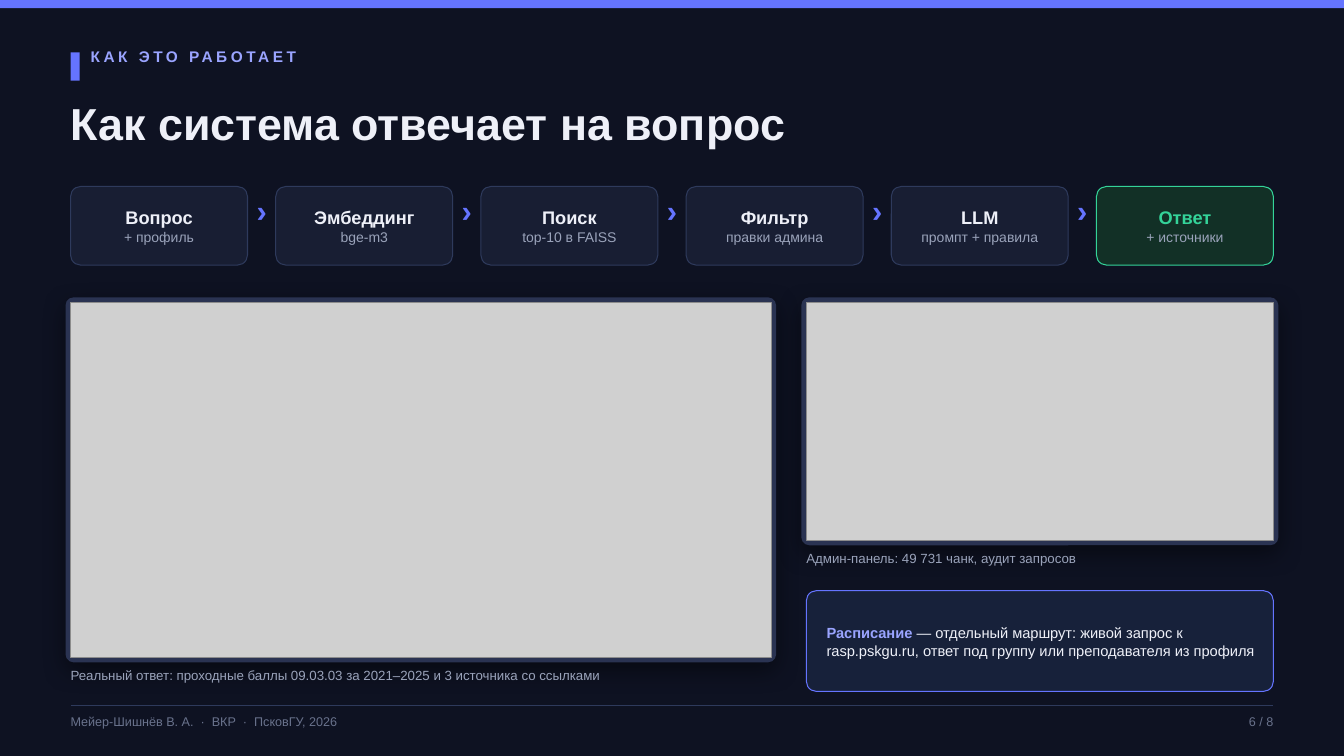
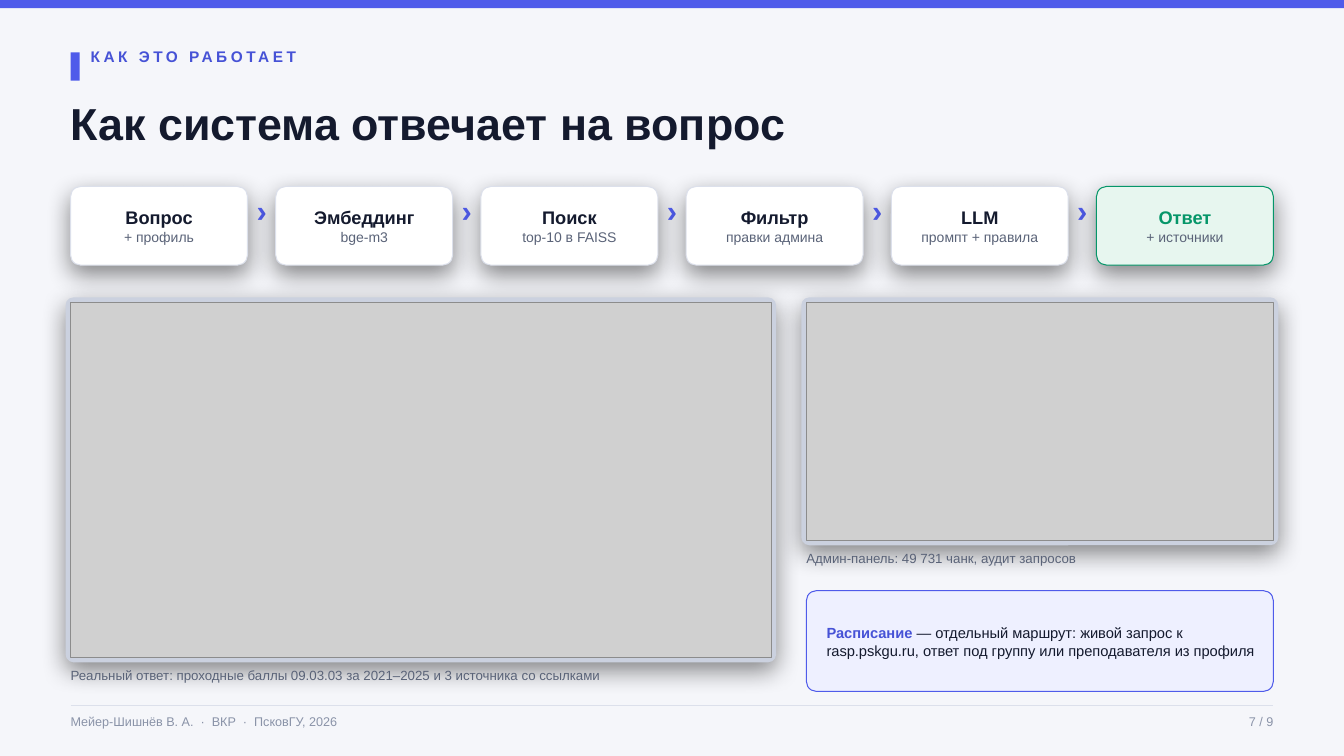
Before and after one commit to overbaffe1/omgGame, a slide deck: slide 7 of exports/vkr-rag-pskgu.pptx (slide 6 before the commit). Drawn at 1344x756 pixels with LibreOffice and Linux fonts; fonts in the diff are those of the drawing; grey boxes stand for pictures; background and template pictures are left out. Boxes give left, top, right and bottom in pixels: in the first picture for what was removed or moved away, otherwise in the second. Text is boxed around its words. In the diff, an @@ line names an element or a change of style, - is before the commit and + after.

```diff
--- a/exports/vkr-rag-pskgu.pptx
+++ b/exports/vkr-rag-pskgu.pptx
@@ background #0E1222 to #F5F6FA @@
@@ rectangle at (x1=0, y1=0, x2=1344, y2=8): fill #6574FF to #4F5BEA @@
@@ rectangle at (x1=71, y1=52, x2=80, y2=81): fill #6574FF to #4F5BEA @@
@@ text "КАК ЭТО РАБОТАЕТ" at (x1=91, y1=47, x2=1099, y2=86): text colour #9AA4FF to #4652D6 @@
@@ text "Как система отвечает на вопрос" at (x1=71, y1=109, x2=785, y2=149): text colour #EEF0F8 to #141A2E @@
@@ text "Вопрос" at (x1=125, y1=211, x2=194, y2=245): text colour #EEF0F8 to #141A2E in "Вопрос"; text colour #9AA3BA to #5A6378 in "+ профиль" @@
@@ text "Эмбеддинг" at (x1=314, y1=210, x2=414, y2=245): text colour #EEF0F8 to #141A2E in "Эмбеддинг"; text colour #9AA3BA to #5A6378 in "bge-m3" @@
@@ text "Поиск" at (x1=522, y1=211, x2=617, y2=245): text colour #EEF0F8 to #141A2E in "Поиск"; text colour #9AA3BA to #5A6378 in "top-10 в FAISS" @@
@@ text "Фильтр" at (x1=726, y1=211, x2=823, y2=245): text colour #EEF0F8 to #141A2E in "Фильтр"; text colour #9AA3BA to #5A6378 in "правки админа" @@
@@ text "LLM" at (x1=921, y1=211, x2=1038, y2=245): text colour #EEF0F8 to #141A2E in "LLM"; text colour #9AA3BA to #5A6378 in "промпт + правила" @@
@@ fill #181E33 to #FFFFFF; outline #2E3A5C 0.75 pt to #DCE0EB 0.75 pt; shadow on in 5 elements at (x1=71, y1=187, x2=248, y2=265), (x1=276, y1=187, x2=454, y2=265), (x1=481, y1=187, x2=658, y2=265), (x1=687, y1=187, x2=864, y2=265), (x1=891, y1=187, x2=1069, y2=265) @@
@@ text colour #6574FF to #4F5BEA in 5 elements at (x1=248, y1=192, x2=276, y2=254), (x1=453, y1=192, x2=481, y2=254), (x1=658, y1=192, x2=687, y2=254), (x1=863, y1=192, x2=891, y2=254), (x1=1069, y1=192, x2=1097, y2=254) @@
@@ text "Ответ" at (x1=1158, y1=211, x2=1223, y2=242): text colour #34D399 to #059669 in "Ответ"; text colour #9AA3BA to #5A6378 in "+ источники" @@
@@ rounded rectangle at (x1=1097, y1=187, x2=1274, y2=265): fill #123026 to #E7F6EF; outline #34D399 0.75 pt to #059669 0.75 pt; shadow on @@
@@ rounded rectangle at (x1=66, y1=297, x2=776, y2=662): fill #2A3352 to #CBD1DF @@
@@ rounded rectangle at (x1=802, y1=297, x2=1278, y2=545): fill #2A3352 to #CBD1DF @@
@@ text "Админ-панель: 49 731 чанк, аудит ..." at (x1=806, y1=554, x2=1076, y2=566): text colour #9AA3BA to #5A6378 @@
@@ rounded rectangle at (x1=807, y1=591, x2=1273, y2=692): fill #17213A to #EEF0FF; outline #6574FF 0.75 pt to #4F5BEA 0.75 pt @@
@@ text "Расписание — отдельный маршрут: живой ..." at (x1=827, y1=627, x2=1255, y2=659): text colour #9AA4FF to #4652D6 in "Расписание"; text colour #EEF0F8 to #141A2E in "— отдельный маршрут: живой запрос к rasp.pskgu.ru, ..." @@
@@ text "Реальный ответ: проходные баллы 09.03.03 ..." at (x1=71, y1=670, x2=600, y2=683): text colour #9AA3BA to #5A6378 @@
@@ text "Мейер-Шишнёв В. А. · ВКР ..." at (x1=71, y1=717, x2=337, y2=729): text colour #69728C to #8A93A8 @@
@@ line (71, 706) - (1273, 706): stroke #2E3A5C 0.75 pt to #DCE0EB 0.75 pt @@
@@ text at (x1=1249, y1=717, x2=1273, y2=726): text changed; text colour #69728C to #8A93A8 @@
-6 / 8
+7 / 9
```
Also in this commit, not shown: 7 other slides changed, 1 slide added, 36 other files.
